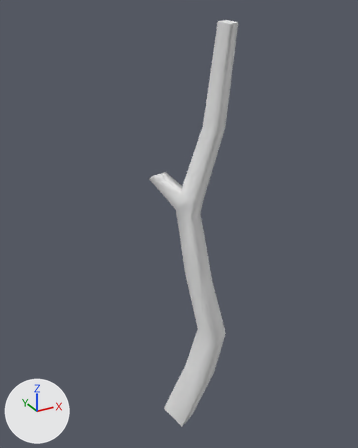
Before and after pictures for a commit that changed the glTF model Structures Plus/models/c90part_ae459b21ea5b809fe339997e.glb.
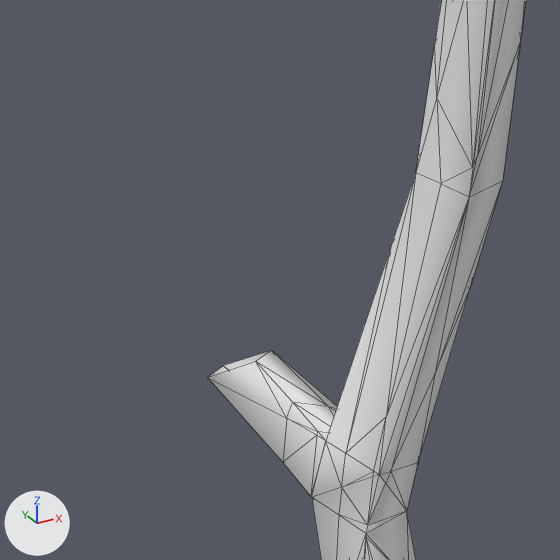
Old and new are each drawn whole from a camera (50 mm lens) standing at (0.011, -0.767, 1.618) and looking at (0.99, 1.013, 0.728) and again close up on the part from 27% to 67% of the width and 18% to 50% of the height. Every picture has the same lights, and +X, +Y and +Z are marked at lower left. The last two pictures show the newer version. The close-ups show mesh edges as thin lines. Vertices at exactly the same position are counted once.
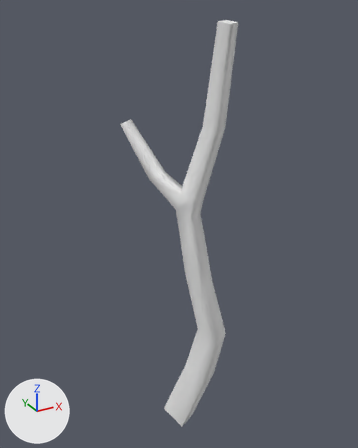
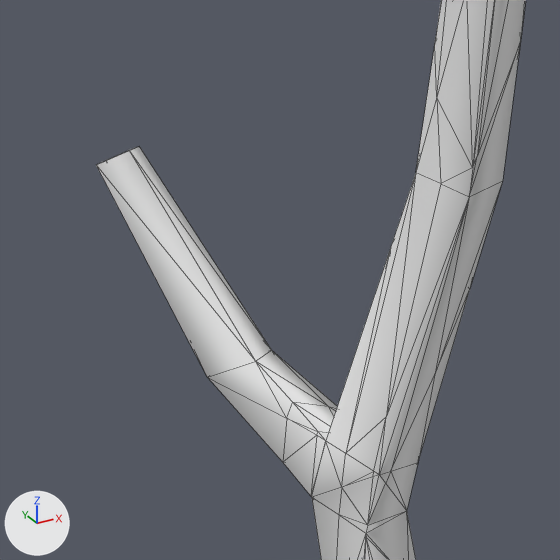
What the commit changed:
me_mesh_0 is used by ob_cube; location (0.0, 0.0, 0.0).
me_mesh_0 had 173 vertices, 340 faces and spanned x 0.88..1.1, y 0.67..1.12, z -0.33..1.58.
me_mesh_0 now has 177 vertices, 350 faces and spans x 0.82..1.1, y 0.67..1.28, z -0.33..1.58.
Part 1, on me_mesh_0:
4 vertices are added at (0.85, 1.21, 1.17), (0.82, 1.24, 1.15), (0.88, 1.24, 1.16), (0.85, 1.28, 1.14).
10 new faces join them, mat_whitetrunk (white #e7e7e7).

Boxes (x1, y1, x2, y2) around the edits, measured in the close-ups (560 x 560 px):
'Cube', reshaped
    before: (208, 0, 526, 560)
    after: (96, 0, 526, 560)
part 1 of me_mesh_0, added
    after: (96, 147, 271, 377)
